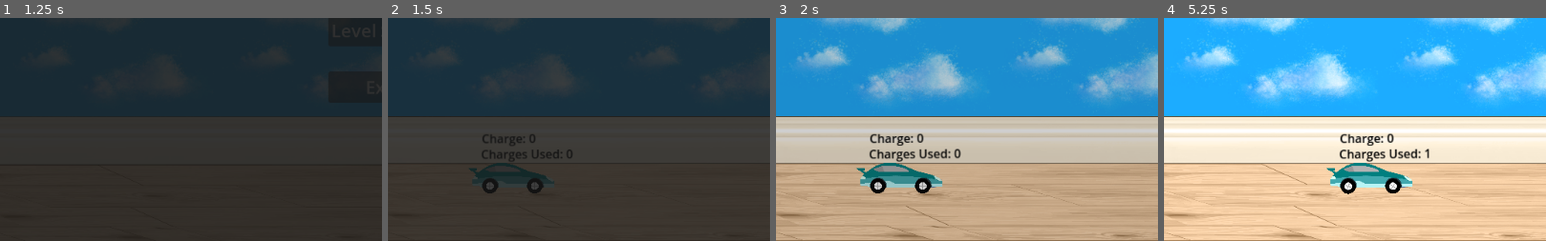
Above: before the commit, frames 1-4 (left to right).
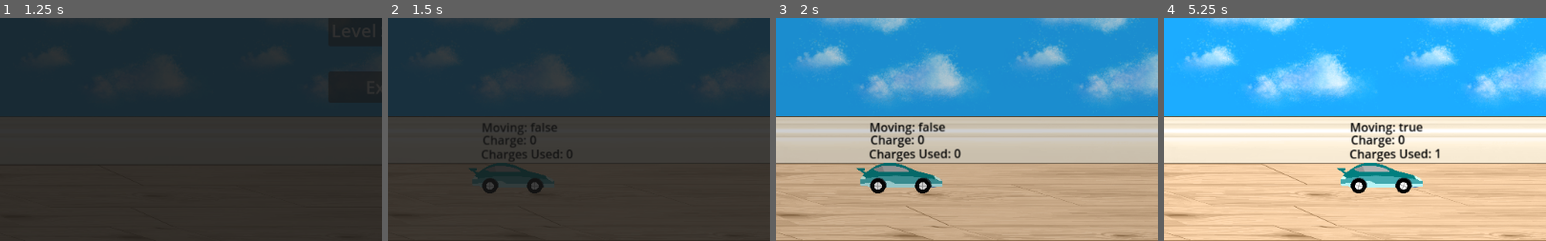
Above: after the commit, the same moments.

Repository: marquezp/car-game
Game: Godot game, scene res://UI/main_menu.tscn
Same seed, same stepped clock (60 frames per second), same inputs: the game is played once before the commit and once after it.
Inputs (mouse positions are % of the whole screen's width and height, from its top left):
- Up to frame 1 (1.25 s): click "Start" at 0.5 s
- Up to frame 2 (1.5 s): click "Start" at 1.25 s
- Up to frame 3 (2 s): no input
- Up to frame 4 (5.25 s): tap Enter at 2, 5.1 s; move the mouse to (72, 45) at 2.02 s; tap Space at 2.1, 2.27, 2.57, 3.8 s; click (72, 45) at 2.17 s; drag from (30, 55) to (18, 85) at 2.77 s; move the mouse to (60, 28) at 3.52 s; hold Shift 3.53-4.25 s; click (60, 28) at 3.67 s; drag from (45, 70) to (96, 79) at 4.27 s; move the mouse to (80, 65) at 5.02 s; click (80, 65) at 5.17 s
The pictures show only the part of the screen within x 0-50%, y 50-100%; the shares and areas given below are measured in that part.

Frame 1 is identical in both runs. In frame 2, 0.3% of the frame differs, in the area x 24-45%, y 47-59%; in frame 3, 1.0%; in frame 4, 3.6%, in the area x 42-73%, y 47-80%.

Commit message:
fixed bugs with stopping the car. Now checks the car body's linear_velocity.x instead of the wheels' angular velocity

Diff:
--- a/Car/car.gd
+++ b/Car/car.gd
@@ -3,8 +3,9 @@
 @onready var click_box: Area2D = $ClickBox
 @onready var charge_up: Label = $ChargeUp
 @onready var charges_used: Label = $ChargesUsed
+@onready var moving_label: Label = $MovingLabel
 
-const STOP_THRESHOLD = 3.45
+const STOP_THRESHOLD = 34.1
 const STOP_FORCE = 0.85
 # TODO mess around with these 2 variables when playtesting
 @export var max_charge: int = 100
@@ -15,6 +16,7 @@
 var selected: bool = false
 var is_slowing_down: bool = false
 var wheels = []
+var is_car_moving = false
 
 func _ready():
 	# add the wheels to an array
@@ -30,22 +32,22 @@
 
 func stop_slowing_down():
 	is_slowing_down = false
+
 # Apply the charge generated as torque on the wheels
-
 func move_car(charge):
 	for wheel in wheels:
 		wheel.apply_torque_impulse(charge * car_speed)
 
 	current_charge = 0
+	is_car_moving = true
 	GameData.increment_charges_used()
 
 func slow_down_car() -> void:
 	for wheel in wheels:
-		if abs(wheel.angular_velocity) < STOP_THRESHOLD:
+		if abs(car.linear_velocity.x) < STOP_THRESHOLD:
 			wheel.angular_velocity *= STOP_FORCE # Reduce speed
-			if abs(wheel.angular_velocity) < 1: # Very slow
+			if abs(car.linear_velocity.x) < 1: # Very slow
 				wheel.angular_velocity = 0 # Force complete stop
-				post_launch = false
 
 
 func freeze_car() -> void:
@@ -55,17 +57,18 @@
 
 # This function handles global inputs
 func _input(event):
-	if SceneManager.is_input_enabled() and !post_launch: # make sure we're accepting player input
+	if SceneManager.is_input_enabled(): # make sure we're accepting player input
+		# Handles pause input
+		if event is InputEventKey and event.keycode == KEY_ESCAPE:
+			SceneManager.pause_game()
 		# Handles charging (space bar)
-		if event is InputEventKey and event.keycode == KEY_SPACE:
-			if event.pressed:
+		if event is InputEventKey and event.keycode == KEY_SPACE and !is_car_moving:
+			if event.pressed and !selected:
 				selected = true # Start charging
-			elif not event.pressed:
+			elif not event.pressed and selected:
 				selected = false # Stop charging
 				move_car(current_charge)
-		# Handles pause input
-		elif event is InputEventKey and event.keycode == KEY_ESCAPE:
-			SceneManager.pause_game()
+
 
 func _physics_process(delta: float) -> void:
 	# Handle charging up the car
@@ -79,13 +82,16 @@
 		selected = false
 		move_car(current_charge)
 
+	print(car.linear_velocity.x, is_car_moving)
 	# This check tells the slow_down_car() to start checking
 	if post_launch:
 		slow_down_car()
-	else: # only consider "post_launch" if the wheels are moving fast enough (gimmicky fix but w/e)
-		for wheel in wheels:
-			if abs(wheel.angular_velocity) > STOP_THRESHOLD:
-				post_launch = true
+		if abs(car.linear_velocity.x) < 0.1:
+			post_launch = false
+			is_car_moving = false
+	else: # only consider "post_launch" we are moving fast enough (gimmicky fix but w/e)
+		if abs(car.linear_velocity.x) > STOP_THRESHOLD:
+			post_launch = true
 
 	# Check for carpet
 	if is_slowing_down:
@@ -93,5 +99,6 @@
 			wheel.angular_velocity *= damping_factor
 
 	# Display debug info
+	moving_label.text = "Moving: " + str(is_car_moving)
 	charge_up.text = "Charge: " + str(int(current_charge))
 	charges_used.text = "Charges Used: " + str(GameData.get_charges_used())
--- a/Car/car.tscn
+++ b/Car/car.tscn
@@ -35,11 +35,18 @@
 
 [node name="Wheel" parent="WheelHolder2" instance=ExtResource("3_hla4v")]
 
+[node name="MovingLabel" type="Label" parent="."]
+offset_left = -26.0
+offset_top = -75.0
+offset_right = 26.0
+offset_bottom = -52.0
+theme_override_colors/font_color = Color(0, 0, 0, 1)
+
 [node name="ChargeUp" type="Label" parent="."]
-offset_left = -26.0
-offset_top = -60.0
-offset_right = 26.0
-offset_bottom = -37.0
+offset_left = -25.0
+offset_top = -58.0
+offset_right = 27.0
+offset_bottom = -35.0
 theme_override_colors/font_color = Color(0, 0, 0, 1)
 
 [node name="ChargesUsed" type="Label" parent="."]
